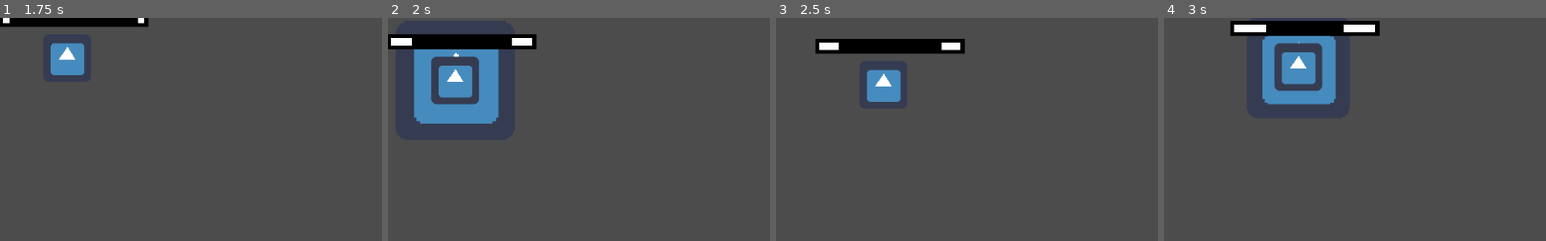
Above: before the commit, frames 1-4 (left to right).
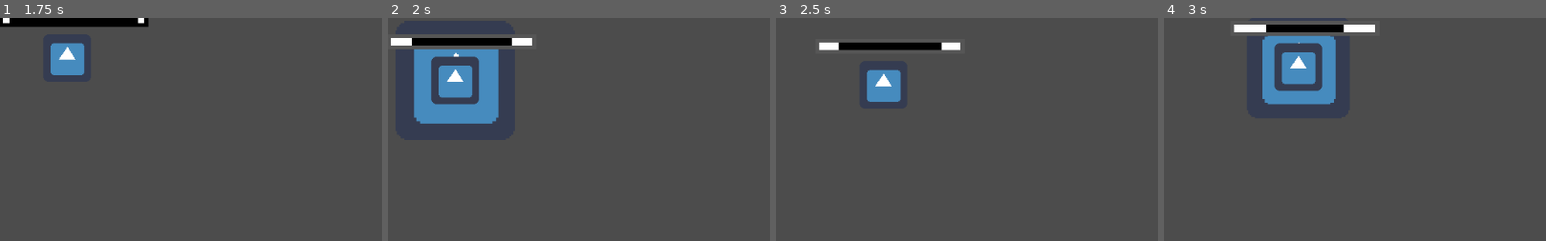
Above: after the commit, the same moments.

Repository: doomium-chloride/kiwijam2021-ADAPT
Game: Godot game, scene res://Actors/Player.tscn
The game is run twice, just before and just after one commit, with the same random seed, the same clock (stepped at 60 frames per second) and the same inputs. The project has no main scene, so this scene is started directly. The engine's default icon, where the game draws it, is replaced by a stand-in: a white triangle on a blue panel in a dark square.
Inputs:
- Up to frame 1 (1.75 s): tap Enter at 0.5 s; hold Right (ui_right) 0.53-1.28 s; tap Space (ui_select) at 0.6, 0.77, 1.07, 1.35, 1.52 s; hold Down (ui_down) from 1.28 s (still down)
- Up to frame 2 (2 s): keep holding Down (ui_down); tap Space (ui_select) at 1.82 s
- Up to frame 3 (2.5 s): release Down (ui_down) at 2.03 s; hold Right (ui_right) from 2.03 s (still down); tap Space (ui_select) at 2.1 s
- Up to frame 4 (3 s): release Right (ui_right) at 2.78 s; hold Up (ui_up) from 2.78 s (still down); tap Space (ui_select) at 2.85 s
The pictures show only the part of the screen within x 0-50%, y 0-50%; the shares and areas given below are measured in that part.

Frame 1 is identical in both runs. In frame 2, 1.4% of the frame differs, in the area x 0-39%, y 7-15%; in frame 3, 1.6%, in the area x 10-50%, y 9-17%; in frame 4, 1.4%.

Commit message:
Make bar colour change if cannot summon shadow

Diff:
--- a/Player/Player.gd
+++ b/Player/Player.gd
@@ -1,6 +1,7 @@
 extends KinematicBody2D
 
 const PlayerHurtSound = preload("res://Player/PlayerHurtSound.tscn")
+const PlayerStats = preload("res://Player/PlayerStats.tscn")
 
 export var ACCELERATION = 500
 export var MAX_SPEED = 80
--- a/Scripts/AdaptBar.gd
+++ b/Scripts/AdaptBar.gd
@@ -1,5 +1,7 @@
 extends Control
 
+const normal_texture = preload("res://Assets/HealthBar/border.png")
+const invert_texture = preload("res://Assets/HealthBar/border-invert.png")
 
 onready var bar = $TextureProgress
 export var max_adapt = 100
@@ -18,3 +20,9 @@
 func set_max_adapt(adapt):
 	max_adapt = adapt
 	bar.max_value = max_adapt
+
+func invert(value):
+	if value:
+		bar.texture_over = invert_texture
+	else:
+		bar.texture_over = normal_texture
--- a/Scripts/Player.gd
+++ b/Scripts/Player.gd
@@ -29,6 +29,7 @@
 func _process(delta):
 	cool_down_shadow(delta)
 	regen_adapt(delta)
+	update_adapt_bar_state()
 	if Input.is_action_just_pressed("ui_select"):
 		summon_shadow()
 		pass
@@ -58,6 +59,7 @@
 	shadow.z_index = z_index - 1
 	get_tree().get_root().add_child(shadow)
 	shadow_cooling_down = true
+	update_adapt_bar_state()
 
 func lose_adapt(value):
 	var newValue = adapt - value
@@ -83,3 +85,6 @@
 		shadow_cooling_down = false
 		return
 	shadow_cooldown_timer += delta
+
+func update_adapt_bar_state():
+	adapt_bar.invert(shadow_cooling_down or adapt <= shadow_cost)
--- a/UI/HealthUI.gd
+++ b/UI/HealthUI.gd
@@ -1,4 +1,6 @@
 extends Control
+
+const PlayerStats = preload("res://Player/PlayerStats.tscn")
 
 var hearts = 4 setget set_hearts
 var max_hearts = 4 setget set_max_hearts
Binary file added: Assets/HealthBar/border-invert.png
Not shown, added: Assets/HealthBar/border-invert.png.import
